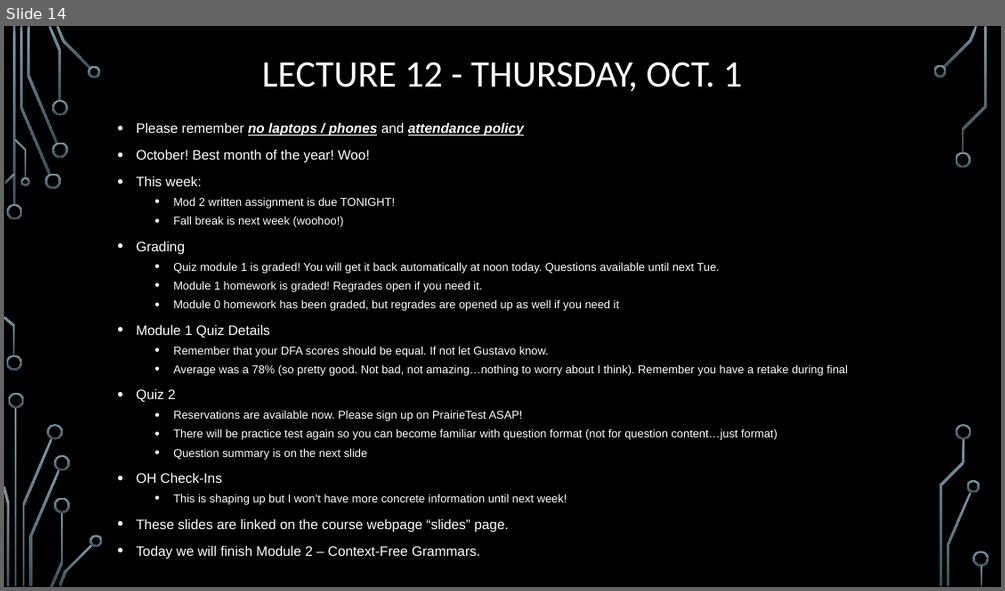
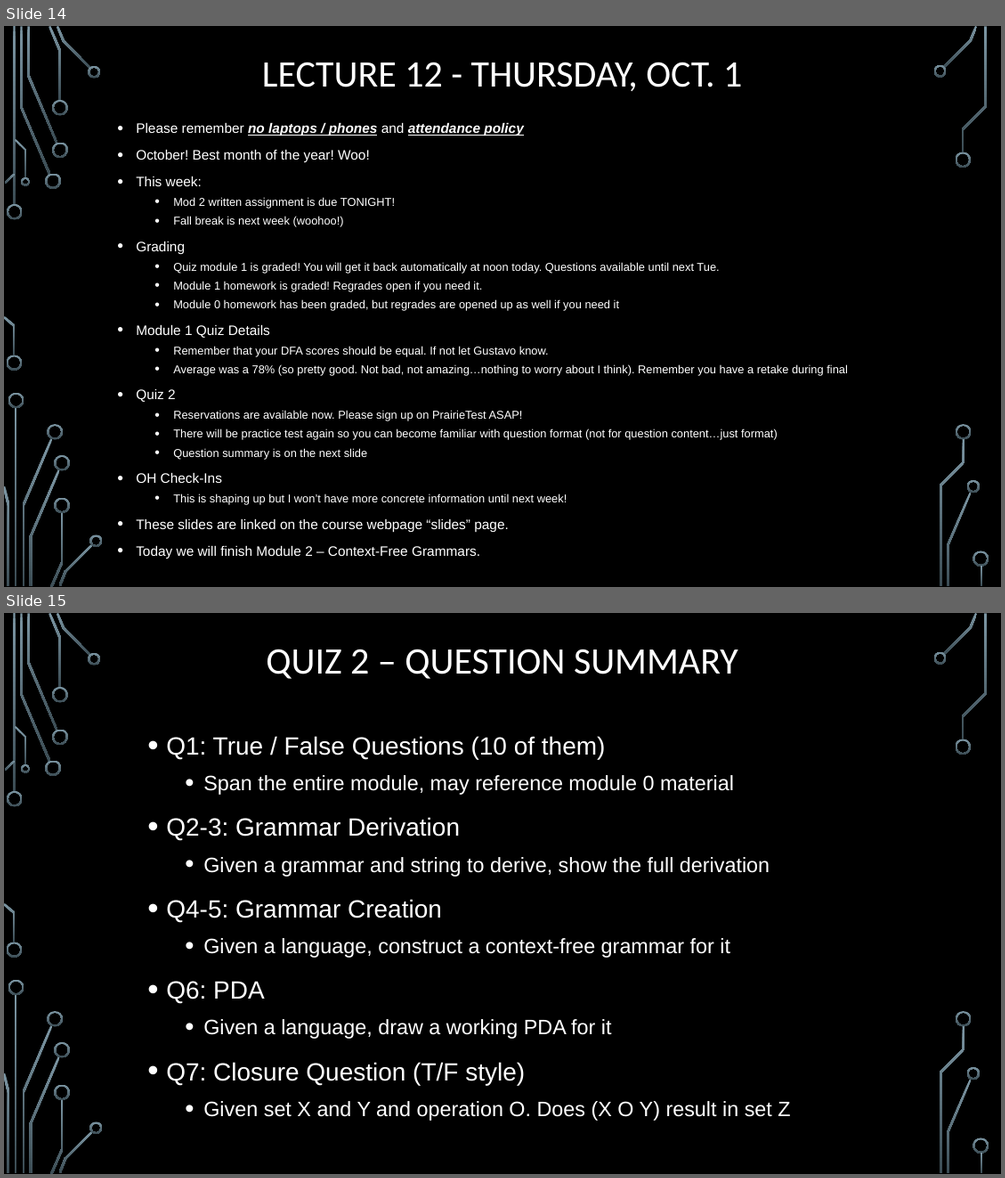
Before and after one commit to markfloryan/dmt2, a slide deck: slides/00-DailyAnnouncements.pptx. Shown one above the other, each under a label of ours: slide 14 before the commit, slides 14 and 15 after it. The pictures are 1005x591 and 1005x1178 pixels, drawn with LibreOffice and Linux fonts; fonts in the diff are those of the drawing; background and template pictures are left out. Boxes give left, top, right and bottom in pixels: in the first picture for what was removed or moved away, otherwise in the second. Text is boxed around its words. In the diff, an @@ line names an element or a change of style, - is before the commit and + after.

```diff
--- a/slides/00-DailyAnnouncements.pptx
+++ b/slides/00-DailyAnnouncements.pptx
@@ slide 15 added at [4, 613, 1001, 1174], background picture (left out); not listed: 36 template elements that a slide beside it also shows @@
@@ title added at [266, 649, 738, 679], 36 pt, text #FFFFFF @@
+QUIZ 2 – QUESTION SUMMARY
@@ text added at [166, 736, 790, 1120], 20 pt, text #FFFFFF @@
+• Q1: True / False Questions (10 of them)
+  • Span the entire module, may reference module 0 material
+• Q2-3: Grammar Derivation
+  • Given a grammar and string to derive, show the full derivation
+• Q4-5: Grammar Creation
+  • Given a language, construct a context-free grammar for it
+• Q6: PDA
+  • Given a language, draw a working PDA for it
+• Q7: Closure Question (T/F style)
+  • Given set X and Y and operation O. Does (X O Y) result in set Z
```
Also in this commit, not shown: 1 slide changed.
